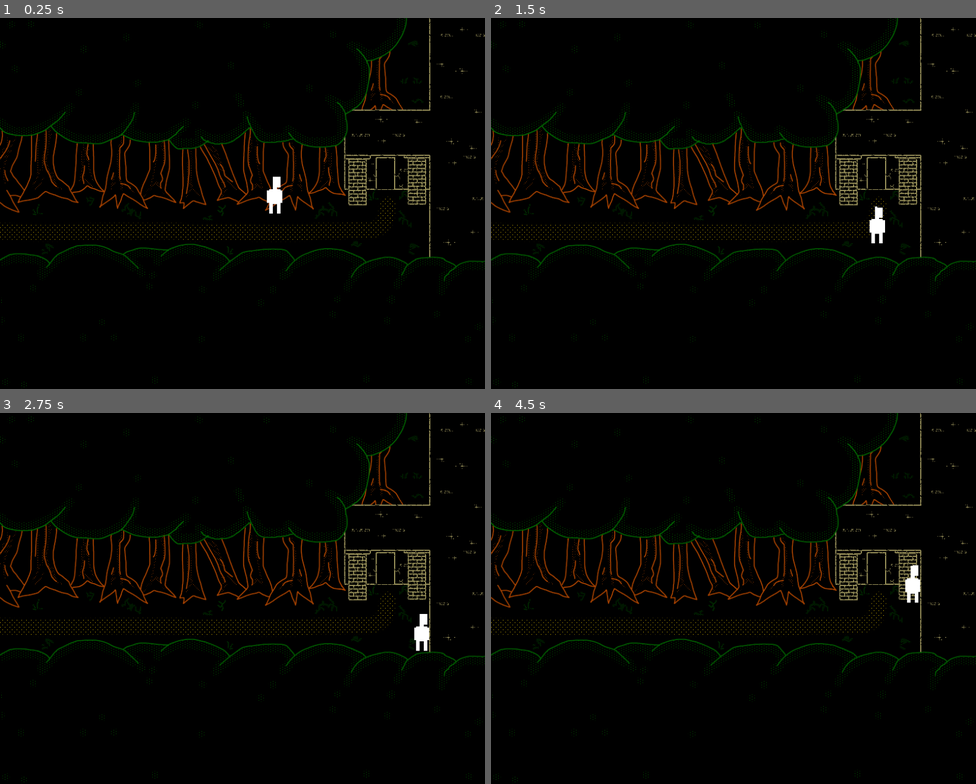
Above: before the commit, frames 1-4 (two rows, left to right).
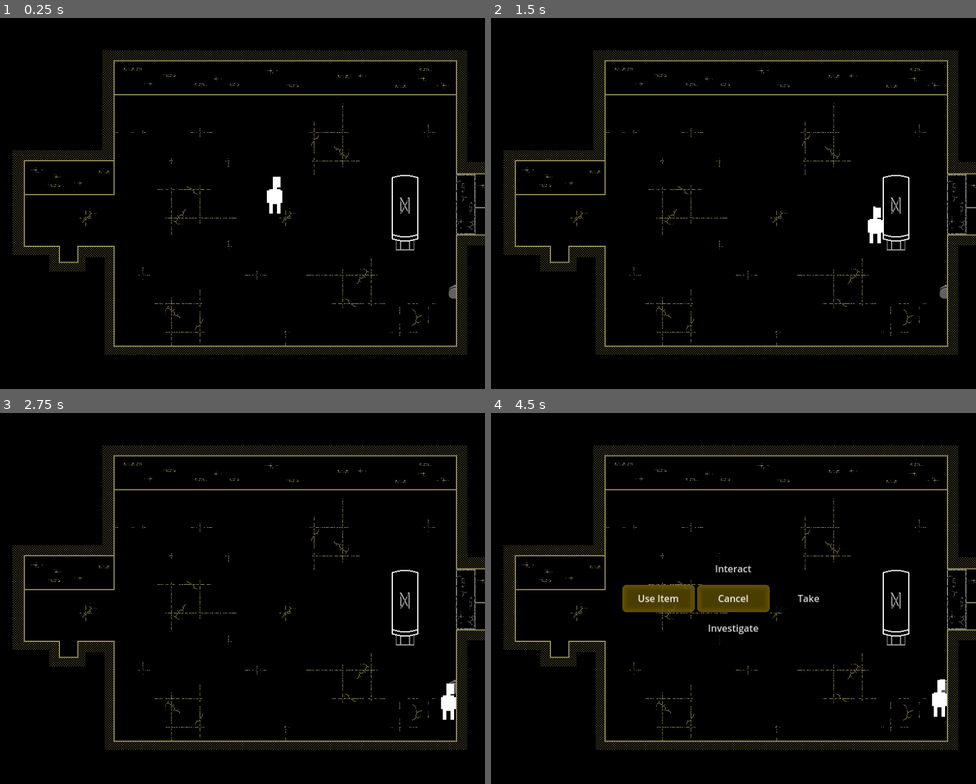
Above: after the commit, the same moments.

Repository: jschnurer/isle-of-lost-souls-godot
Game: Godot game, scene res://src/scenes/world.tscn
The game is run twice, just before and just after one commit, with the same random seed, the same clock (stepped at 60 frames per second) and the same inputs.
Inputs (mouse positions are in pixels of both pictures, inside the frame that each line leads up to):
- Up to frame 1 (0.25 s): no input
- Up to frame 2 (1.5 s): tap Enter (ui_accept) at 0.5, 0.77 s; hold Right (ui_right) 0.53-1.28 s; hold Down (ui_down) from 1.28 s (still down)
- Up to frame 3 (2.75 s): tap Enter (ui_accept) at 1.52 s; release Down (ui_down) at 2.03 s; hold Right (ui_right) from 2.03 s (still down)
- Up to frame 4 (4.5 s): tap Enter (ui_accept) at 2.75, 3.02 s; release Right (ui_right) at 2.78 s; hold Up (ui_up) 2.78-3.5 s; click (733, 568) at 3.5 s, where only the run after the commit has a clickable "Interact"; click (655, 598) at 4.25 s, where only the run after the commit has a clickable "Use Item"

The runs differ from the first frame. In frame 1, 12% of the frame differs, in the area x 0-100%, y 0-100%; in frame 2, 12%; in frame 3, 12%; in frame 4, 14%.

Commit message:
added global; finished ruined hall

Diff:
--- a/project.godot
+++ b/project.godot
@@ -34,11 +34,13 @@
 DialogManager="*res://src/ui/dialog/DialogManager.tscn"
 ChoiceManager="*res://src/ui/choice_manager/choice_manager.tscn"
 InventoryManager="*res://src/ui/inventory_manager/inventory_manager.tscn"
+Debug="*res://src/debug.gd"
 
 [display]
 
 window/size/viewport_width=816
 window/size/viewport_height=624
+window/size/mode=2
 window/stretch/mode="viewport"
 
 [dotnet]
--- /dev/null
+++ b/src/debug.gd
@@ -0,0 +1,14 @@
+extends Node
+
+# This script is globally loaded last. Use it to initialize variables, positions, send events,
+# etc. for debug purposes. Before shipping the game, remove this file completely.
+
+func _ready():
+	Inventory.add_item(Enums.ItemSlugs.RUINS_ROD)
+
+	await Utility.wait(.1)
+
+	var tele_args = TeleportArgs.new()
+	tele_args.to_scene = Enums.Scenes.RUINS_HALL
+	tele_args.to_location = Vector2(462, 328)
+	SignalBus.transfer_player_to_scene.emit(tele_args)
--- a/src/enums/enums.gd
+++ b/src/enums/enums.gd
@@ -13,6 +13,8 @@
 	DISTRACTED_FISH,
 	TOOK_NAIL,
 	TOOK_RIVER_ROD,
+	ROD_IN_DEVICE,
+	RUIN_HALL_DOOR_OPEN,
 }
 
 enum EngineEvents {
--- a/src/scenes/forest/bridge_south/BridgeSouth.tscn
+++ b/src/scenes/forest/bridge_south/BridgeSouth.tscn
@@ -52,7 +52,7 @@
 [node name="BridgeSouth" type="Node2D"]
 
 [node name="SceneBG" parent="." instance=ExtResource("1_thwdb")]
-texture = ExtResource("3_typln")
+texture = ExtResource("1_ro3oe")
 bg_images = Array[Texture2D]([ExtResource("1_ro3oe"), ExtResource("3_typln"), ExtResource("4_rum85")])
 collision_image = ExtResource("5_agcjw")
 bgm_stream = ExtResource("4_rxf6y")
--- a/src/scenes/forest/clearing/Clearing.tscn
+++ b/src/scenes/forest/clearing/Clearing.tscn
@@ -8,9 +8,6 @@
 [ext_resource type="PackedScene" uid="uid://3htidhrfkm8j" path="res://src/events/teleporter/Teleporter.tscn" id="7_40jd8"]
 [ext_resource type="PackedScene" uid="uid://jq86y8xhq3cm" path="res://src/events/game_event/game_event.tscn" id="7_jp3rn"]
 [ext_resource type="Script" path="res://src/scenes/forest/clearing/interactables/dirt_pile.gd" id="8_kyqw8"]
-[ext_resource type="Script" path="res://src/scenes/forest/clearing/interactables/test_conversation.gd" id="9_1d6oh"]
-[ext_resource type="Texture2D" uid="uid://dyo24t6cji0t0" path="res://art/actors/cairn1.png" id="9_shaxa"]
-[ext_resource type="PackedScene" uid="uid://dei2bio0otr6d" path="res://src/dialogs/rhode_dialog.tscn" id="11_3gt23"]
 
 [sub_resource type="RectangleShape2D" id="RectangleShape2D_64bcn"]
 size = Vector2(200, 20)
@@ -23,12 +20,6 @@
 
 [sub_resource type="RectangleShape2D" id="RectangleShape2D_h7k7k"]
 size = Vector2(25, 20)
-
-[sub_resource type="RectangleShape2D" id="RectangleShape2D_h2tmu"]
-size = Vector2(34, 39)
-
-[sub_resource type="RectangleShape2D" id="RectangleShape2D_1suax"]
-size = Vector2(33, 39)
 
 [node name="SceneRoot" type="Node2D"]
 
@@ -76,28 +67,5 @@
 position = Vector2(457, 407)
 shape = SubResource("RectangleShape2D_h7k7k")
 
-[node name="TestConversation" type="Node2D" parent="."]
-position = Vector2(128, 288)
-script = ExtResource("9_1d6oh")
-
-[node name="Sprite2D" type="Sprite2D" parent="TestConversation"]
-texture_filter = 1
-texture = ExtResource("9_shaxa")
-
-[node name="StaticBody2D" type="StaticBody2D" parent="TestConversation"]
-
-[node name="CollisionShape2D" type="CollisionShape2D" parent="TestConversation/StaticBody2D"]
-position = Vector2(-2, -0.5)
-shape = SubResource("RectangleShape2D_h2tmu")
-
-[node name="GameEvent" parent="TestConversation" instance=ExtResource("7_jp3rn")]
-
-[node name="CollisionShape2D" parent="TestConversation/GameEvent" index="0"]
-position = Vector2(-2.5, -0.5)
-shape = SubResource("RectangleShape2D_1suax")
-
-[node name="Dialog" parent="TestConversation" instance=ExtResource("11_3gt23")]
-
 [editable path="Hole/GameEvent"]
 [editable path="DirtPile/GameEvent"]
-[editable path="TestConversation/GameEvent"]
--- a/src/scenes/forest/clearing/interactables/test_conversation.gd
+++ /dev/null
@@ -1,8 +0,0 @@
-extends "res://src/events/game_event/base_event.gd"
-
-func investigate():
-	Utility.show_message("Try interacting instead to see the test dialog system.")
-	await SignalBus.message_closed
-
-func interact():
-	SignalBus.open_dialog_manager.emit($Dialog)
--- /dev/null
+++ b/src/scenes/ruins/ruined_hall/interactables/device.gd
@@ -0,0 +1,59 @@
+extends "res://src/events/game_event/base_event.gd"
+
+@onready var rod_sprite = $RodSprite
+
+func _ready():
+	super._ready()
+	update_sprite()
+
+func update_sprite():
+	rod_sprite.visible = GameVars.get_var(Enums.Vars.ROD_IN_DEVICE) == true
+	if (GameVars.get_var(Enums.Vars.RUIN_HALL_DOOR_OPEN) != true):
+		rod_sprite.rotation_degrees = -140
+	else:
+		rod_sprite.rotation_degrees = 0
+
+func investigate():
+	var message = GameScript.get_entry("Ruins.Hall.Device_Look") + " "
+
+	if (GameVars.get_var(Enums.Vars.RUIN_HALL_DOOR_OPEN)):
+		message += GameScript.get_entry("Ruins.Hall.Device_Pointed_Up")
+	else:
+		message += GameScript.get_entry("Ruins.Hall.Device_Pointed_Down")
+
+	if (GameVars.get_var(Enums.Vars.ROD_IN_DEVICE) != true):
+		message += "\n" + GameScript.get_entry("Ruins.Hall.Device_Opening_Look")
+	else:
+		message += "\n" + GameScript.get_entry("Ruins.Hall.Device_Has_Rod")
+
+	Utility.show_message(message);
+
+func interact():
+	if (GameVars.get_var(Enums.Vars.ROD_IN_DEVICE) != true):
+		Utility.show_message(GameScript.get_entry("Ruins.Hall.Device_Interact_No_Rod"))
+	else:
+		if (GameVars.get_var(Enums.Vars.RUIN_HALL_DOOR_OPEN)):
+			Utility.show_message(GameScript.get_entry("Ruins.Hall.Device_Door_Closes"))
+			GameVars.set_var(Enums.Vars.RUIN_HALL_DOOR_OPEN, false)
+		else:
+			Utility.show_message(GameScript.get_entry("Ruins.Hall.Device_Door_Opens"))
+			GameVars.set_var(Enums.Vars.RUIN_HALL_DOOR_OPEN, true)
+		update_sprite()
+
+func take():
+	if (GameVars.get_var(Enums.Vars.ROD_IN_DEVICE) != true):
+		super.take()
+	else:
+		Utility.show_message(GameScript.get_entry("Ruins.Hall.Device_Take_Rod"))
+		Inventory.add_item(Enums.ItemSlugs.RUINS_ROD)
+		GameVars.set_var(Enums.Vars.ROD_IN_DEVICE, false)
+		update_sprite()
+
+func use_item(item: Item):
+	if (item.slug == Enums.ItemSlugs.RUINS_ROD):
+		Utility.show_message(GameScript.get_entry("Ruins.Hall.Device_Use_Rod"))
+		Inventory.remove_item(Enums.ItemSlugs.RUINS_ROD)
+		GameVars.set_var(Enums.Vars.ROD_IN_DEVICE, true)
+		update_sprite()
+	else:
+		super.use_item(item)
--- /dev/null
+++ b/src/scenes/ruins/ruined_hall/interactables/stone_door.gd
@@ -0,0 +1,29 @@
+extends "res://src/events/game_event/base_event.gd"
+
+@onready var open_sprite = $WallOpen
+@onready var closed_sprite = $WallClosed
+@onready var collision_shape = $StaticBody2D/CollisionShape2D
+
+func _ready():
+	update_state()
+	SignalBus.on_game_var_set.connect(_on_game_var_set)
+	super._ready()
+
+func update_state():
+	var is_open = GameVars.get_var(Enums.Vars.RUIN_HALL_DOOR_OPEN) == true
+	collision_shape.disabled = is_open
+	open_sprite.visible = is_open
+	closed_sprite.visible = !is_open
+
+func _on_game_var_set(var_name: Enums.Vars, _value):
+	if (var_name != Enums.Vars.RUIN_HALL_DOOR_OPEN):
+		return
+
+	update_state()
+
+func investigate():
+	print("?")
+	if (GameVars.get_var(Enums.Vars.RUIN_HALL_DOOR_OPEN) == true):
+		Utility.show_message(GameScript.get_entry("Ruins.Hall.Door_Open_Look"))
+	else:
+		Utility.show_message(GameScript.get_entry("Ruins.Hall.Door_Closed_Look"))
--- a/src/scenes/ruins/ruined_hall/ruined_hall.tscn
+++ b/src/scenes/ruins/ruined_hall/ruined_hall.tscn
@@ -6,6 +6,13 @@
 [ext_resource type="PackedScene" uid="uid://3htidhrfkm8j" path="res://src/events/teleporter/Teleporter.tscn" id="4_h4adm"]
 [ext_resource type="Script" path="res://src/scenes/ruins/ruined_hall/interactables/altar.gd" id="5_da778"]
 [ext_resource type="PackedScene" uid="uid://jq86y8xhq3cm" path="res://src/events/game_event/game_event.tscn" id="5_ugdka"]
+[ext_resource type="Script" path="res://src/scenes/ruins/ruined_hall/interactables/device.gd" id="7_d7cs0"]
+[ext_resource type="Texture2D" uid="uid://dpbmgtia45aey" path="res://art/actors/device.png" id="7_wnl16"]
+[ext_resource type="Texture2D" uid="uid://c22jg6c2qwsqb" path="res://art/actors/device_rod.png" id="9_27r2e"]
+[ext_resource type="Texture2D" uid="uid://cjxw5pcfrqxg1" path="res://art/actors/device_front.png" id="10_ggv13"]
+[ext_resource type="Texture2D" uid="uid://ic4e23o53vw4" path="res://art/actors/stone_wall.png" id="11_cypiv"]
+[ext_resource type="Script" path="res://src/scenes/ruins/ruined_hall/interactables/stone_door.gd" id="11_wiar2"]
+[ext_resource type="Texture2D" uid="uid://crqxggia858se" path="res://art/actors/stone_wall_recessed.png" id="12_27ihj"]
 
 [sub_resource type="RectangleShape2D" id="RectangleShape2D_gijkd"]
 size = Vector2(40, 20)
@@ -13,12 +20,25 @@
 [sub_resource type="RectangleShape2D" id="RectangleShape2D_xw81n"]
 size = Vector2(45, 127)
 
+[sub_resource type="RectangleShape2D" id="RectangleShape2D_pxry0"]
+size = Vector2(15, 57)
+
+[sub_resource type="RectangleShape2D" id="RectangleShape2D_obl23"]
+size = Vector2(15, 57)
+
+[sub_resource type="RectangleShape2D" id="RectangleShape2D_wd4rd"]
+size = Vector2(33, 101)
+
+[sub_resource type="RectangleShape2D" id="RectangleShape2D_5hqm8"]
+size = Vector2(33, 44)
+
 [node name="RuinedHall" type="Node2D"]
 
 [node name="SceneBG" parent="." instance=ExtResource("1_aneab")]
 texture = ExtResource("2_ry10p")
 bg_images = Array[Texture2D]([ExtResource("2_ry10p")])
 collision_image = ExtResource("3_l5c6g")
+metadata/_edit_lock_ = true
 
 [node name="ToRuinsEntrance" parent="." instance=ExtResource("4_h4adm")]
 position = Vector2(115, 414)
@@ -38,4 +58,64 @@
 position = Vector2(-0.5, 10.5)
 shape = SubResource("RectangleShape2D_xw81n")
 
+[node name="Device" type="Node2D" parent="."]
+position = Vector2(761, 461)
+script = ExtResource("7_d7cs0")
+
+[node name="GameEvent" parent="Device" instance=ExtResource("5_ugdka")]
+
+[node name="CollisionShape2D" parent="Device/GameEvent" index="0"]
+visible = false
+position = Vector2(-1.5, 16.5)
+shape = SubResource("RectangleShape2D_pxry0")
+
+[node name="StaticBody2D" type="StaticBody2D" parent="Device"]
+visible = false
+
+[node name="CollisionShape2D" type="CollisionShape2D" parent="Device/StaticBody2D"]
+position = Vector2(-1.5, 16.5)
+shape = SubResource("RectangleShape2D_obl23")
+
+[node name="DeviceBack" type="Sprite2D" parent="Device"]
+texture = ExtResource("7_wnl16")
+
+[node name="RodSprite" type="Sprite2D" parent="Device"]
+position = Vector2(5, 1)
+rotation = -2.44346
+texture = ExtResource("9_27r2e")
+offset = Vector2(-5, -16)
+
+[node name="DeviceFront" type="Sprite2D" parent="Device"]
+texture = ExtResource("10_ggv13")
+
+[node name="StoneDoor" type="Node2D" parent="."]
+position = Vector2(800, 364)
+script = ExtResource("11_wiar2")
+
+[node name="GameEvent" parent="StoneDoor" instance=ExtResource("5_ugdka")]
+
+[node name="CollisionShape2D" parent="StoneDoor/GameEvent" index="0"]
+position = Vector2(-16.5, -50.5)
+shape = SubResource("RectangleShape2D_wd4rd")
+
+[node name="WallClosed" type="Sprite2D" parent="StoneDoor"]
+texture = ExtResource("11_cypiv")
+centered = false
+offset = Vector2(-33, -101)
+metadata/_edit_lock_ = true
+
+[node name="WallOpen" type="Sprite2D" parent="StoneDoor"]
+texture = ExtResource("12_27ihj")
+centered = false
+offset = Vector2(-33, -44)
+metadata/_edit_lock_ = true
+
+[node name="StaticBody2D" type="StaticBody2D" parent="StoneDoor"]
+
+[node name="CollisionShape2D" type="CollisionShape2D" parent="StoneDoor/StaticBody2D"]
+position = Vector2(-16.5, -22)
+shape = SubResource("RectangleShape2D_5hqm8")
+
 [editable path="Altar/GameEvent"]
+[editable path="Device/GameEvent"]
+[editable path="StoneDoor/GameEvent"]
--- a/src/singletons/SceneManager.gd
+++ b/src/singletons/SceneManager.gd
@@ -4,7 +4,7 @@
 var screen_edge_padding_y = 30
 var screen_width = 816
 var screen_height = 624
-var current_scene = Enums.Scenes.FOREST_RUINS_ENTRANCE
+var current_scene = Enums.Scenes.FOREST_CLEARING
 
 func _ready():
 	SignalBus.connect("transfer_player_to_scene", _on_transfer_player_to_scene)
--- a/src/text/game_script.json
+++ b/src/text/game_script.json
@@ -3,7 +3,7 @@
 	"You_Cant": "You can't do that.",
 	"No_Effect": "No effect.",
 	"Uninteresting": "It's not very interesting.",
-	"Dont_Take": "Take it would be pointless. You decide to leave it.",
+	"Dont_Take": "You can't take that.",
 	"No_Mechanism_To_Interact": "It has no mechanism to interact with.",
 	"Cairn_Take": "Somehow, like a half-remembered memory, you feel that moving the cairn would be detrimental to your progress.",
 	"Cairn_Look": "The cairn stands about 3 feet fall. The stones are covered in runic markings.",
@@ -58,7 +58,19 @@
   },
   "Ruins": {
 	"Hall": {
-	  "Altar_Look": "The altar is a large piece of white stone. Engraved on its surface is a large, runic symbol: ᛞ."
+	  "Altar_Look": "The altar is a large piece of white stone. Engraved on its surface is a large, runic symbol: ᛞ.",
+	  "Door_Closed_Look": "The stone door is large and solid. It's made out of a different material than the rest of the walls.",
+	  "Door_Open_Look": "The door has slid down into the floor and out of the way, granting access to the passage beyond.",
+	  "Device_Look": "It's a metal base for some sort of device affixed to the wall. It's rounded and looks like it must pivot up and down.",
+	  "Device_Pointed_Up": "It's currently pointed up.",
+	  "Device_Pointed_Down": "It's currently pointed down.",
+	  "Device_Opening_Look": "There's a round opening in the front of it that is about an inch and a half in diameter.",
+	  "Device_Has_Rod": "There's a rusty metal rod sticking out of it. You could probably interact with the device now.",
+	  "Device_Interact_No_Rod": "There's no way to use the device in its current state. It seems like there's something missing.",
+	  "Device_Use_Rod": "You slot the metal rod into the opening in the device. It fits perfectly!",
+	  "Device_Door_Opens": "You grip the rusty metal rod and push the lever upward with all your might and it clunks into the place. A moment later there is a grinding sound as the large stone door to the east slides down into the floor, unsealing the passage.",
+	  "Device_Door_Closes": "You grip the rusty metal rod and push the lever upward with all your might and it clunks into the place. A moment later there is a grinding sound as the large stone door to the east slides up, out of the floor, unsealing the passage.",
+	  "Device_Take_Rod": "You pull the metal rod out of the device and take it."
 	}
   },
   "Game_Overs": {
Binary file added: art/actors/device.png
Not shown, added: art/actors/device.png.import
Binary file added: art/actors/device_front.png
Not shown, added: art/actors/device_front.png.import
Binary file added: art/actors/device_rod.png
Not shown, added: art/actors/device_rod.png.import
Binary file added: art/actors/stone_wall.png
Not shown, added: art/actors/stone_wall.png.import
Binary file added: art/actors/stone_wall_recessed.png
Not shown, added: art/actors/stone_wall_recessed.png.import
Not shown: 1 places in src/scenes/forest/clearing/Clearing.tscn that only renumber resources
Not shown: 1 places in src/scenes/ruins/ruined_hall/ruined_hall.tscn that only renumber resources
(and 1 more such lines)
